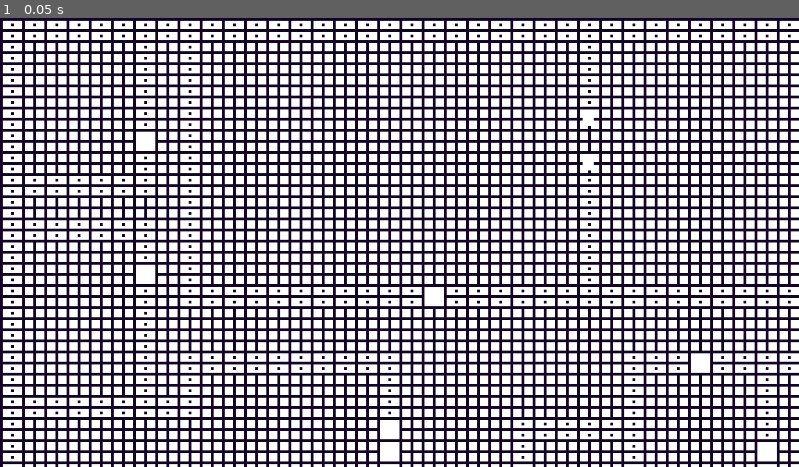
Above: before the commit, frame 1.
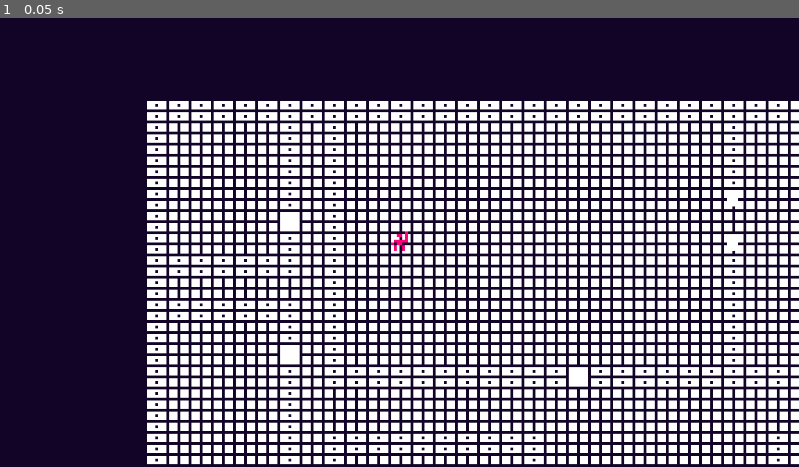
Above: after the commit, the same moment.

Repository: Hamblok0/Gremory
Game: Godot game, scene res://scenes/game.tscn
The game is run twice, just before and just after one commit, with the same random seed, the same clock (stepped at 60 frames per second) and the same inputs.
Inputs:
- Up to frame 1 (0.05 s): no input

The runs differ from the first frame. In frame 1, 53% of the frame differs, in the area x 0-100%, y 0-100%.
Error before the commit: Trying to assign value of type 'Node2D' to a variable of type 'TileMap'. (res://scripts/game.gd:5)

Commit message:
Initial code to convert to tilemap layers. Map is screwed up but it renders. Will crash if you try to move

Diff:
--- a/scenes/game.tscn
+++ b/scenes/game.tscn
@@ -1,6 +1,7 @@
-[gd_scene load_steps=3 format=4 uid="uid://68qw2afyo6ra"]
+[gd_scene load_steps=4 format=4 uid="uid://68qw2afyo6ra"]
 
 [ext_resource type="Script" uid="uid://dpx2byri8ooka" path="res://scripts/game.gd" id="1_nrhol"]
+[ext_resource type="Script" uid="uid://dmpdjalybya4p" path="res://scenes/l_1.gd" id="2_lnu2h"]
 [ext_resource type="TileSet" uid="uid://cmnnwtp2xg4mq" path="res://resources/master_tile.tres" id="3_lnu2h"]
 
 [node name="Game" type="Node2D"]
@@ -11,6 +12,7 @@
 color = Color(0.141176, 0.176471, 0.360784, 0.627451)
 
 [node name="l1" type="Node2D" parent="."]
+script = ExtResource("2_lnu2h")
 
 [node name="Floor" type="TileMapLayer" parent="l1"]
 tile_map_data = PackedByteArray("AAABAAEAAAAIAAIAAAABAAIAAAAIAAIAAAABAAMAAAAIAAIAAAABAAQAAAAIAAIAAAABAAUAAAAIAAIAAAABAA …(15664 unchanged characters)…
--- /dev/null
+++ b/scenes/l_1.gd
@@ -0,0 +1,3 @@
+extends Node2D
+
+class_name Map
--- a/scripts/game.gd
+++ b/scripts/game.gd
@@ -2,7 +2,7 @@
 
 var player_scene: PackedScene = preload("res://scenes/player.tscn")
 @onready var canvas_darkness: CanvasModulate = $Darkness
-@onready var tiles: TileMap = $l1
+@onready var gmap: Map = $l1
 
 # Called when the node enters the scene tree for the first time.
 func _ready() -> void:
@@ -17,7 +17,7 @@
 func spawn_player() -> void:
 	var rng: RandomNumberGenerator = RandomNumberGenerator.new()
 	var player: Player = player_scene.instantiate()
-
-	player.position = tiles.map_to_local(Vector2i(11, 6))
+	var floor: TileMapLayer = gmap.get_node("Floor")
+	player.position = floor.map_to_local(Vector2i(11, 6))
 	player.modulate = Color(0.478, 0, 0.478)
 	add_child(player)
Not shown, added: scenes/l_1.gd.uid
